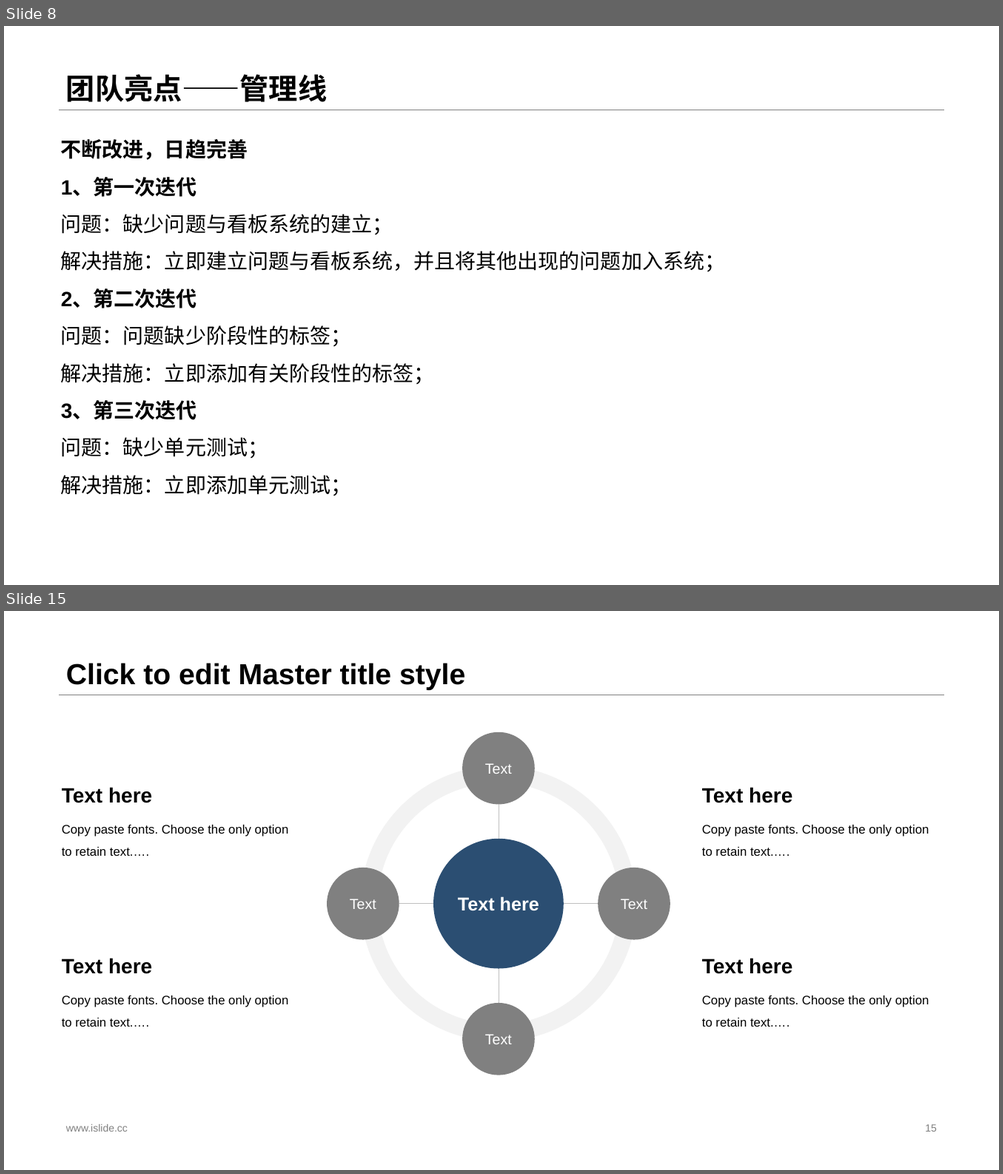
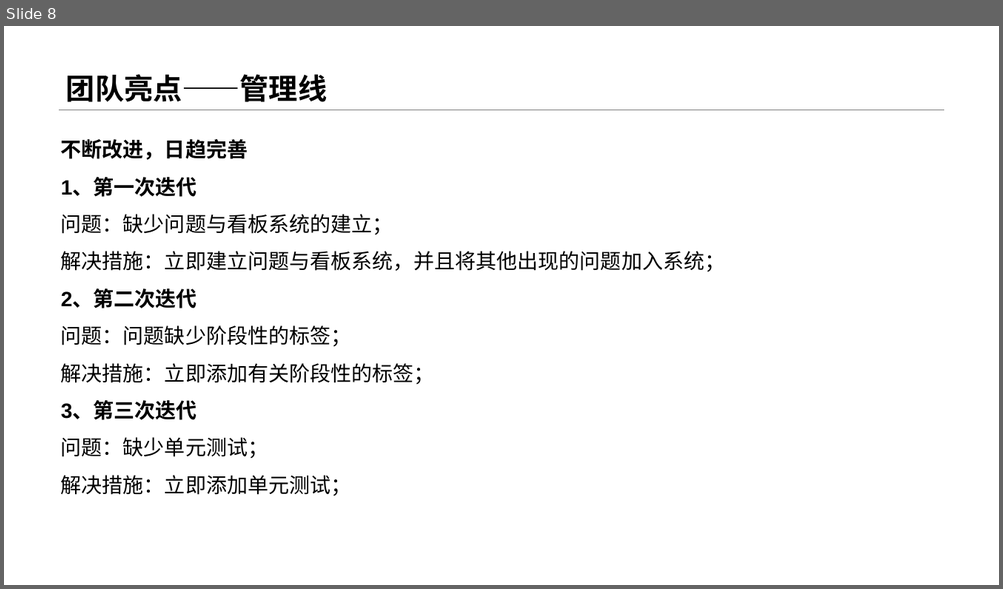
Before and after one commit to sebuaa2019/Team108, a slide deck: 申优答辩工作/申优答辩/Team108-申优答辩.pptx. Shown one above the other, each under a label of ours: slides 8 and 15 before the commit, slide 8 after it; the slides between them are not shown. The pictures are 1003x1174 and 1003x589 pixels, drawn with LibreOffice and Linux fonts; fonts in the diff are those of the drawing. Boxes give left, top, right and bottom in pixels: in the first picture for what was removed or moved away, otherwise in the second. Text is boxed around its words. In the diff, an @@ line names an element or a change of style, - is before the commit and + after.

```diff
--- a/申优答辩工作/申优答辩/Team108-申优答辩.pptx
+++ b/申优答辩工作/申优答辩/Team108-申优答辩.pptx
@@ slide 15 removed at (4,611,999,1170), background #FFFFFF; not listed: 1 template element that a slide beside it also shows @@
@@ title removed at (66,663,465,690) @@
-Click to edit Master title style
@@ freeform shape removed at (462,732,535,804) @@
-Text
@@ donut removed at (361,766,637,1042) @@
-Text here
@@ line removed from (498, 804) to (498, 1003) @@
@@ freeform shape removed at (433,839,563,968) @@
-Text here
@@ freeform shape removed at (327,868,399,940) @@
-Text
@@ freeform shape removed at (598,868,670,940) @@
-Text
@@ line removed from (398, 904) to (598, 904) @@
@@ group removed at (62,787,289,1027): 4 texts @@
-Text here
-Copy paste fonts. Choose the only option to retain text.….
-Text here
-Copy paste fonts. Choose the only option to retain text.….
@@ freeform shape removed at (462,1003,535,1076) @@
-Text
@@ group removed at (702,787,929,1027): 4 texts @@
-Text here
-Copy paste fonts. Choose the only option to retain text.….
-Text here
-Copy paste fonts. Choose the only option to retain text.….
@@ text removed at (66,1125,128,1132) @@
-www.islide.cc
@@ page number removed at (925,1125,936,1132) @@
-15
```
Also in this commit, not shown: 2 slides changed, 2 slides added, 32 other slides removed.
